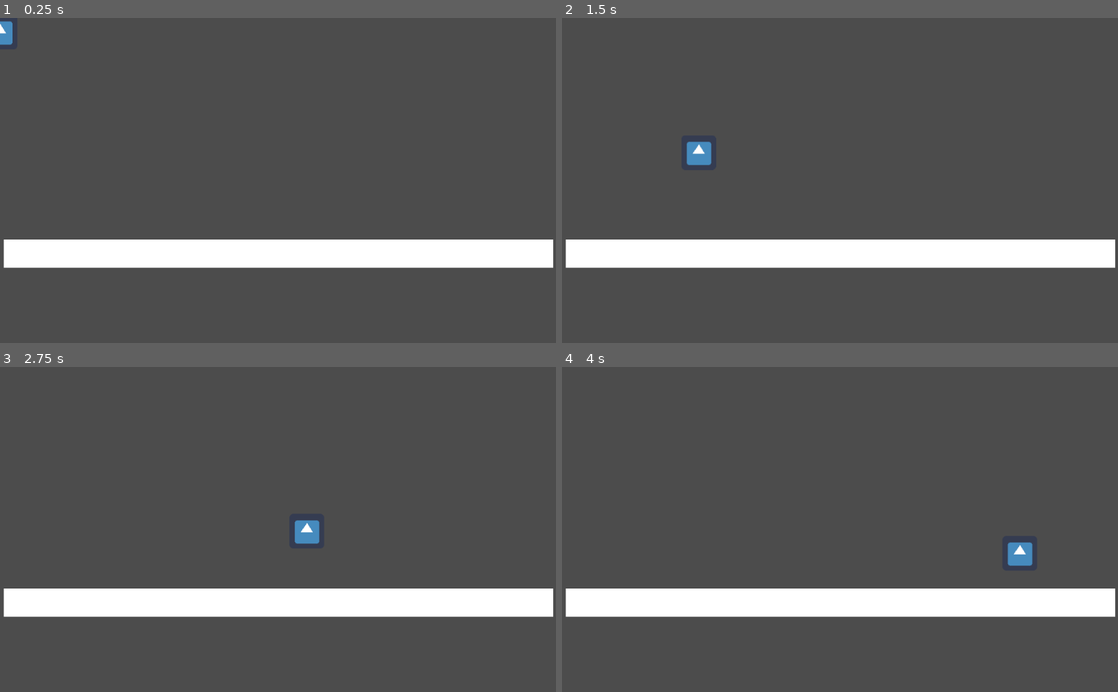
Above: before the commit, frames 1-4 (two rows, left to right).
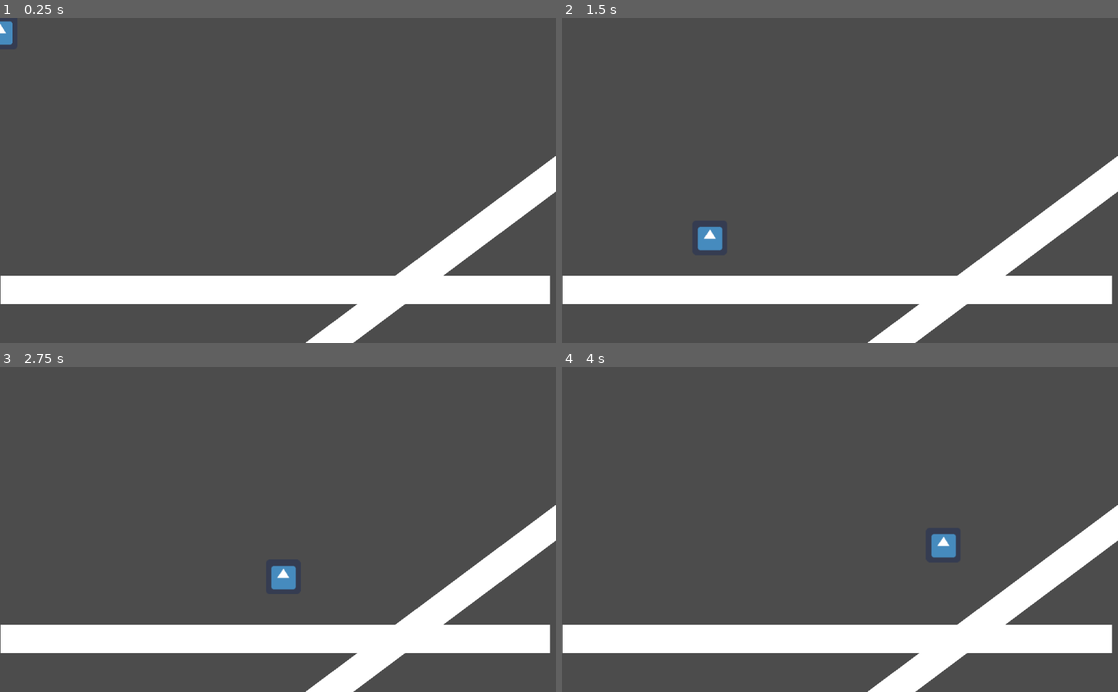
Above: after the commit, the same moments.

Repository: TapioVV/PlatformeriYkosille
Game: Godot game, scene res://Scenes/Game.tscn
Two runs of this game, one before a commit and one after it. Both use one fixed random seed, a clock stepped at 60 frames per second and the inputs below. The project has no main scene, so this scene is started directly. The engine's default icon, where the game draws it, is replaced by a stand-in: a white triangle on a blue panel in a dark square.
Inputs:
- Up to frame 1 (0.25 s): no input
- Up to frame 2 (1.5 s): hold Right (Right) from 0.53 s (still down); tap Space (Jump) at 0.6, 0.77, 1.07, 1.35 s
- Up to frame 3 (2.75 s): tap Space (Jump) at 1.52, 1.82, 2.1 s; release Right (Right) at 2.03 s; hold Left (Left) from 2.03 s (still down)
- Up to frame 4 (4 s): release Left (Left) at 2.78 s; hold Right (Right) from 2.78 s (still down); tap Space (Jump) at 2.85, 3.02, 3.32, 3.6, 3.77 s

The runs differ from the first frame. In frame 1, 20% of the frame differs, in the area x 0-100%, y 42-100%; in frame 2, 20%; in frame 3, 20%; in frame 4, 20%.

Commit message:
Hahmo movement valmis

Diff:
--- a/Scenes/Game.tscn
+++ b/Scenes/Game.tscn
@@ -18,10 +18,10 @@
 timeToJumpPeak = 0.5
 jumpHeight = 130
 jumpDistance = 375
-jumpBufferTime = 0.4
+jumpBufferTime = 0.24
 smallJump = 1.5
-jumpControlDeacceleration = 10
-jumpControlAcceleration = 4
+jumpControlDeacceleration = 8
+jumpControlAcceleration = 3
 
 [node name="Icon" type="Sprite" parent="KinematicBody2D"]
 texture = ExtResource( 1 )
@@ -34,7 +34,7 @@
 one_shot = true
 
 [node name="WhitePixel" type="Sprite" parent="."]
-position = Vector2( 513, 435 )
+position = Vector2( 507, 502 )
 scale = Vector2( 506.46, 26.42 )
 texture = ExtResource( 2 )
 
@@ -44,3 +44,16 @@
 [node name="CollisionShape2D" type="CollisionShape2D" parent="WhitePixel/StaticBody2D"]
 visible = false
 shape = SubResource( 2 )
+
+[node name="WhitePixel2" type="Sprite" parent="."]
+position = Vector2( 689, 538 )
+rotation = -0.642469
+scale = Vector2( 506.46, 26.42 )
+texture = ExtResource( 2 )
+
+[node name="StaticBody2D" type="StaticBody2D" parent="WhitePixel2"]
+visible = false
+
+[node name="CollisionShape2D" type="CollisionShape2D" parent="WhitePixel2/StaticBody2D"]
+visible = false
+shape = SubResource( 2 )
--- a/Scripts/States/FallState.gd
+++ b/Scripts/States/FallState.gd
@@ -9,11 +9,20 @@
 	else:
 		player.velocity.x = move_toward(player.velocity.x, player.inputVector*player.maxHorizontalSpeed, player.ACCELERATION*delta/player.jumpControlAcceleration)
 
+	if Input.is_action_just_released("Jump"):
+		player.jumpPressed = false
+
 	if Input.is_action_just_pressed("Jump"):
 		player.timer.start(player.jumpBufferTime)
+		player.jumpPressed = true
 	if player.is_on_floor():
 		if !player.timer.is_stopped():
+			if player.jumpPressed == false:
+				player.smallJumpStart = true
+			elif player.jumpPressed == true:
+				player.smallJumpStart = false
 			change_state.call_func("jump")
+
 		if player.velocity.x != 0:
 			change_state.call_func("run")
 		else:
--- a/Scripts/States/JumpState.gd
+++ b/Scripts/States/JumpState.gd
@@ -30,12 +30,13 @@
 		if !player.timer.is_stopped():
 			if player.jumpPressed == false:
 				player.smallJumpStart = true
-			else:
+				change_state.call_func("jump")
+			elif player.jumpPressed == true:
 				player.smallJumpStart = false
-
 			change_state.call_func("jump")
 		if player.velocity.x != 0:
 			change_state.call_func("run")
 		else:
 			change_state.call_func("idle")
+
 	player.velocity.y += player.gravity * delta
